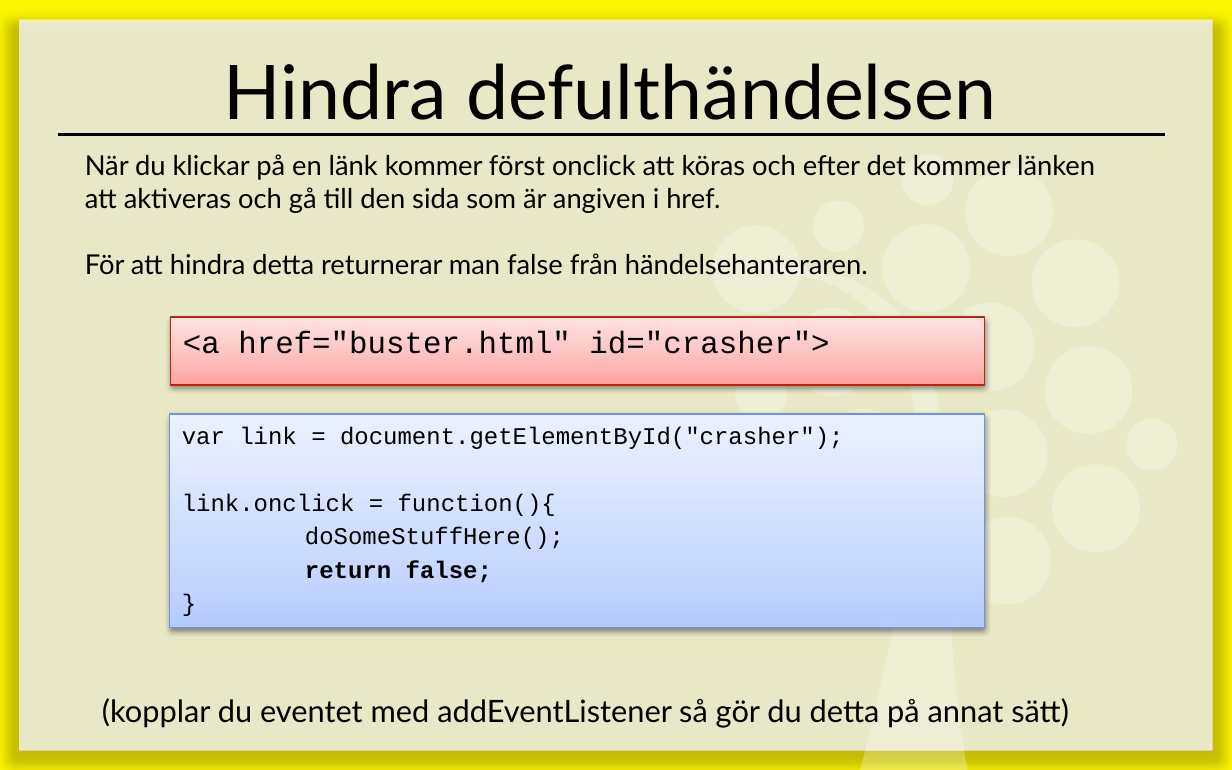
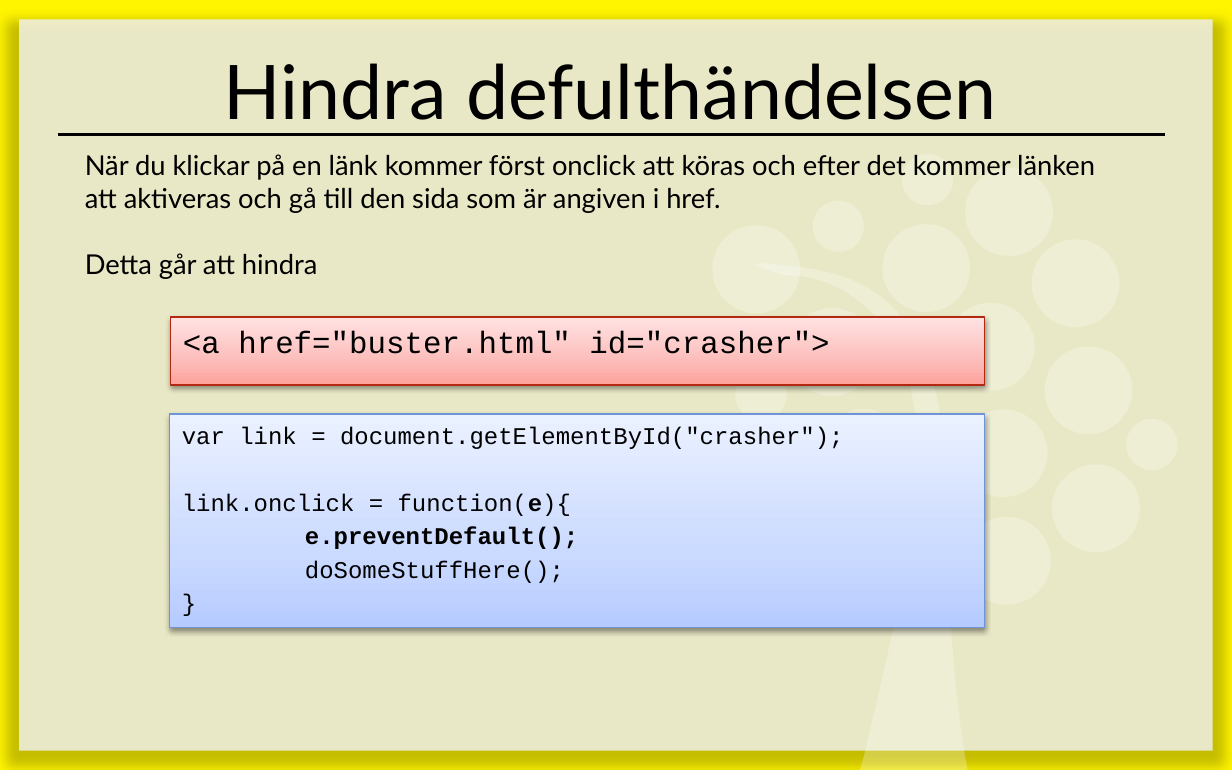
Before and after one commit to 1dv435/Kursmaterial, a slide deck: slide 31 of Föreläsningar/F07 - DOM.pptx (slide 44 before the commit). Drawn at 1232x770 pixels with LibreOffice and Linux fonts; fonts in the diff are those of the drawing. Boxes give left, top, right and bottom in pixels: in the first picture for what was removed or moved away, otherwise in the second. Text is boxed around its words. In the diff, an @@ line names an element or a change of style, - is before the commit and + after.

```diff
--- a/Föreläsningar/F07 - DOM.pptx
+++ b/Föreläsningar/F07 - DOM.pptx
@@ subtitle at (85, 253, 318, 279): text changed @@
-För att hindra detta returnerar man false från händelsehanteraren.
+Detta går att hindra
@@ text in rectangle at (182, 493, 578, 549): text changed @@
-link.onclick = function(){
+link.onclick = function(e){
+e.preventDefault();
@@ text in rectangle at (305, 560, 492, 583): paragraph removed @@
-return false;
@@ text removed at (102, 698, 1069, 728) @@
-(kopplar du eventet med addEventListener så gör du detta på annat sätt)
```
Also in this commit, not shown: 9 other slides changed, 2 slides added, 40 slides removed.
